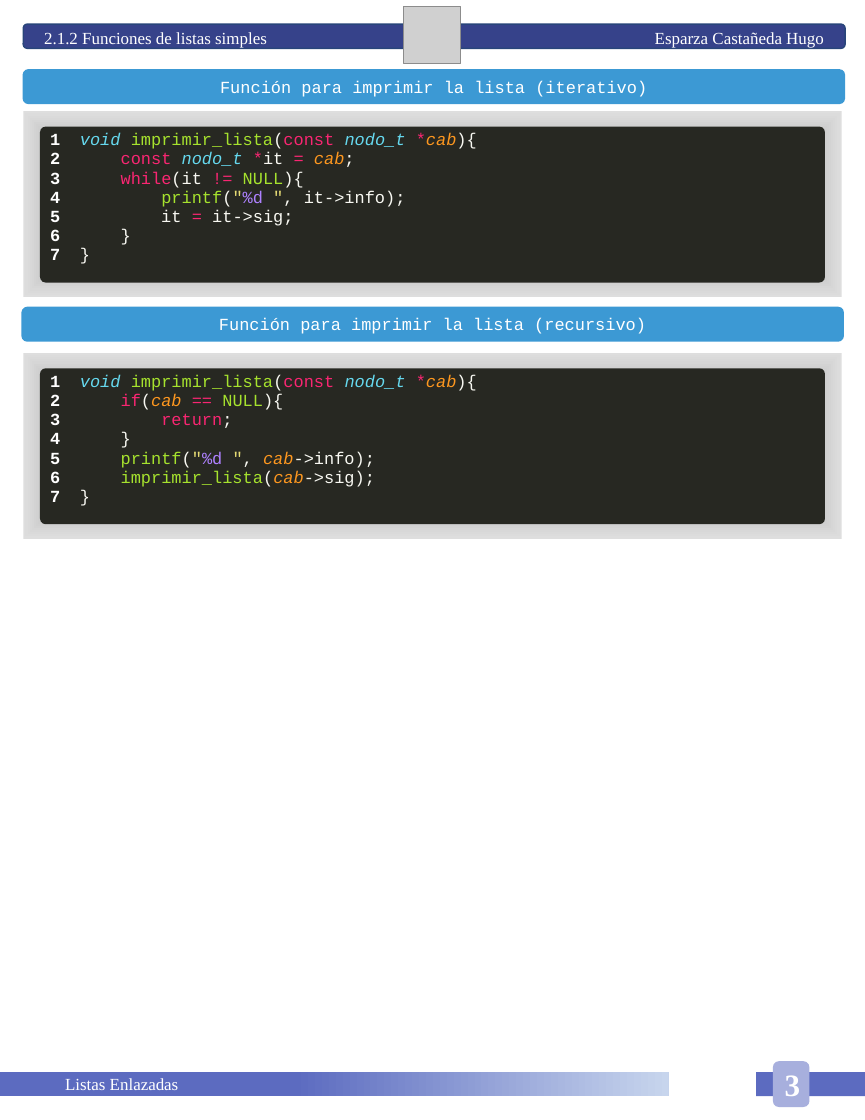
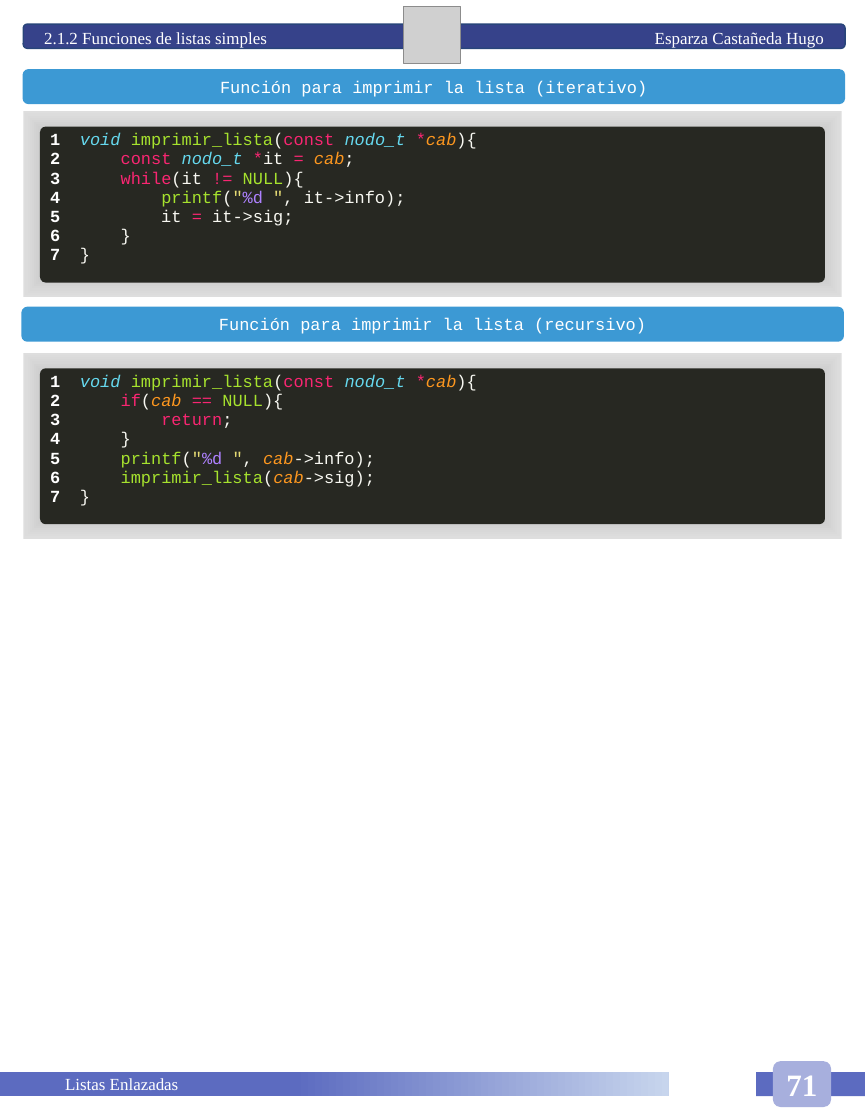
Before and after one commit to HugoEsparzaC/Libreta-Estructuras-II, a slide deck: slide 77 of Libreta Estructuras de Datos II.pptx (slide 56 before the commit). Drawn at 865x1120 pixels with LibreOffice and Linux fonts; fonts in the diff are those of the drawing; grey boxes stand for pictures. Boxes give left, top, right and bottom in pixels: in the first picture for what was removed or moved away, otherwise in the second. Text is boxed around its words. In the diff, an @@ line names an element or a change of style, - is before the commit and + after.

```diff
--- a/Libreta Estructuras de Datos II.pptx
+++ b/Libreta Estructuras de Datos II.pptx
@@ rounded rectangle "71": place and size @@
-rounded rectangle "71" at (772, 1060, 809, 1106)
+rounded rectangle "71" at (772, 1060, 830, 1106)
@@ text in rounded rectangle at (786, 1075, 817, 1096): text changed @@
-3
+71
```
Also in this commit, not shown: 15 other slides changed, 21 slides added, 1 slide removed, 1 other file.
